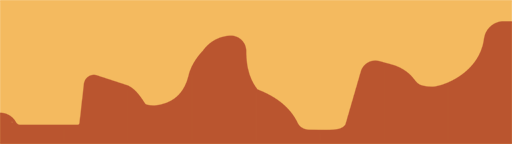
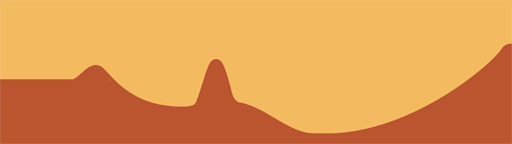
Comparing the layer stacks of the two 512px x 144px images. Changes:
removed group "Minimap" (2 layers) over [0, 0, 512, 144]
removed layer "Relleno de color 1" from group "Minimap" over [0, 21, 512, 144]
renamed "Capa 2" to "Minimapa", moved it out of group "Minimap", painted on it over [0, 0, 512, 144]
